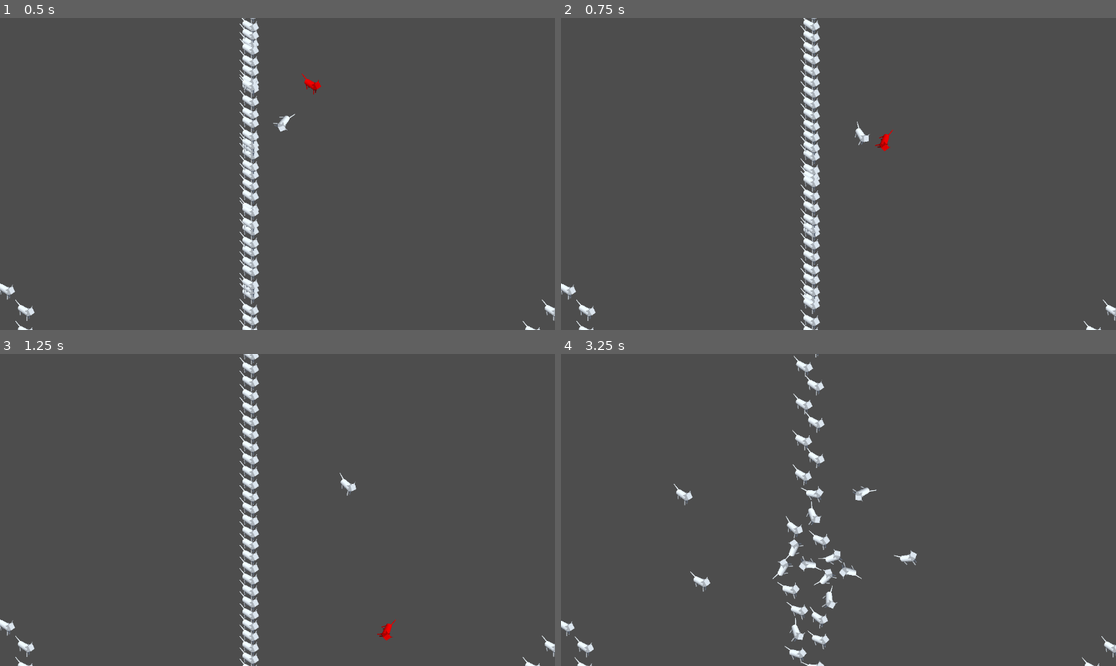
Above: before the commit, frames 1-4 (two rows, left to right).
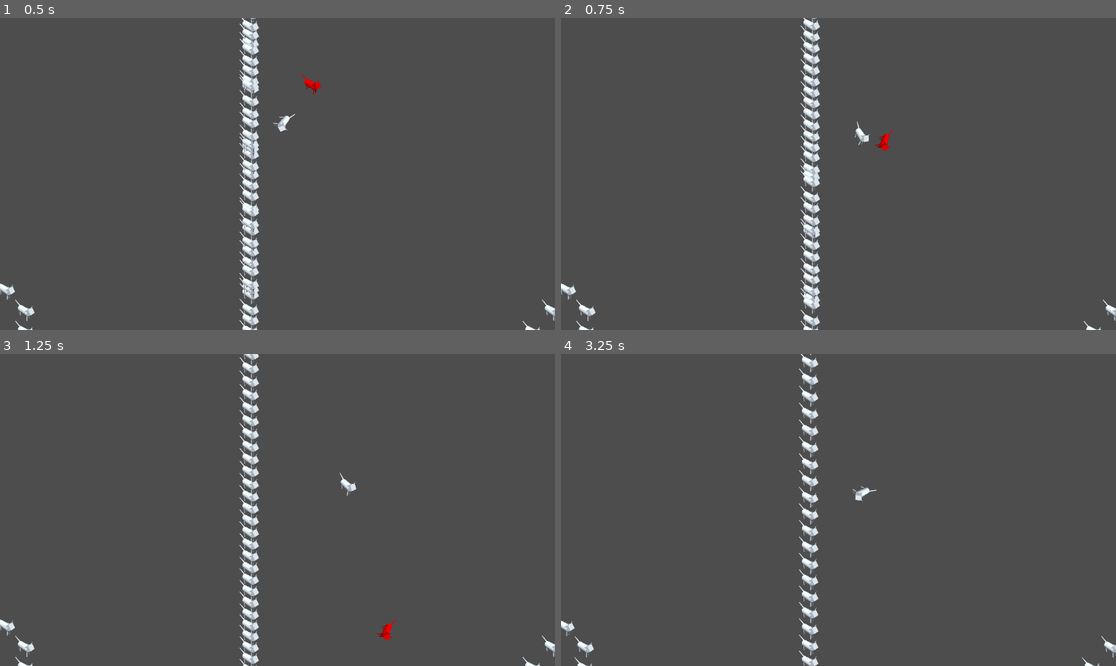
Above: after the commit, the same moments.

Repository: Nova840/LudumDare57
Game: Godot game, scene res://scenes/game.tscn
The game is run twice, just before and just after one commit, with the same random seed, the same clock (stepped at 60 frames per second) and the same inputs.
Inputs (mouse positions are in pixels of both pictures, inside the frame that each line leads up to):
- Up to frame 1 (0.5 s): no input
- Up to frame 2 (0.75 s): move the mouse to (960, 158) at 0.52 s; click (960, 158) at 0.6 s
- Up to frame 3 (1.25 s): no input
- Up to frame 4 (3.25 s): move the mouse to (727, 525) at 1.27 s; click (727, 525) at 1.35 s; move the mouse to (894, 441) at 2.02 s; click (894, 441) at 2.1 s; move the mouse to (810, 572) at 2.77 s; click (810, 572) at 2.85 s

Frame 1 is identical in both runs. In frame 2, 0.6% of the frame differs, in the area x 43-47%, y 0-100%; in frame 3, 0.2%; in frame 4, 3.3%, in the area x 20-65%, y 0-100%.

Commit message:
Make it so you pick up items with your hand and not the cursor

Diff:
--- a/scenes/game.tscn
+++ b/scenes/game.tscn
@@ -13,6 +13,9 @@
 [sub_resource type="CircleShape2D" id="CircleShape2D_iywne"]
 radius = 22.55
 
+[sub_resource type="CircleShape2D" id="CircleShape2D_0tnpc"]
+radius = 30.0
+
 [sub_resource type="CircleShape2D" id="CircleShape2D_yqjtg"]
 radius = 22.55
 
@@ -41,6 +44,13 @@
 scale = Vector2(0.1, 0.1)
 texture = ExtResource("1_uwrxv")
 
+[node name="PickUpArea" type="Area2D" parent="Hand"]
+collision_layer = 2
+collision_mask = 4
+
+[node name="CollisionShape2D" type="CollisionShape2D" parent="Hand/PickUpArea"]
+shape = SubResource("CircleShape2D_0tnpc")
+
 [node name="Camera2D" type="Camera2D" parent="." node_paths=PackedStringArray("follow")]
 position = Vector2(51, 283)
 process_callback = 0
@@ -1291,4 +1301,6 @@
 autoplay = true
 bus = &"Percussion"
 
+[connection signal="body_entered" from="Hand/PickUpArea" to="Hand" method="_on_pick_up_area_body_entered"]
+[connection signal="body_exited" from="Hand/PickUpArea" to="Hand" method="_on_pick_up_area_body_exited"]
 [connection signal="body_entered" from="PlacementArea" to="PlacementArea" method="_on_body_entered"]
--- a/scripts/hand.gd
+++ b/scripts/hand.gd
@@ -12,19 +12,13 @@
 
 var holding_local_offset: Vector2
 
+var bodies_able_to_pick_up: Array[RigidBody2D] = []
+
 
 func _process(delta: float) -> void:
 	if Input.is_action_just_pressed("Click"):
-		var space := get_world_2d().direct_space_state
-		var parameters := PhysicsPointQueryParameters2D.new()
-		parameters.position = get_global_mouse_position()
-		parameters.collision_mask = pick_up_mask
-		var result := space.intersect_point(parameters)
-		for i in range(result.size() - 1, -1, -1):
-			if result[i]["collider"] is not RigidBody2D:
-				result.remove_at(i)
-		if result.size() > 0:
-			var rigidbody: RigidBody2D = result[0]["collider"]
+		if bodies_able_to_pick_up.size() > 0:
+			var rigidbody: RigidBody2D = bodies_able_to_pick_up[0]
 			holding = rigidbody
 			holding_local_offset = to_local(holding.global_position)
 	elif Input.is_action_just_released("Click"):
@@ -47,3 +41,11 @@
 
 	if is_instance_valid(holding):
 		holding.linear_velocity = (to_global(holding_local_offset) - holding.global_position) / delta
+
+
+func _on_pick_up_area_body_entered(body: Node2D) -> void:
+	bodies_able_to_pick_up.append(body)
+
+
+func _on_pick_up_area_body_exited(body: Node2D) -> void:
+	bodies_able_to_pick_up.erase(body)
Not shown: 1 places in scenes/game.tscn that only renumber resources
